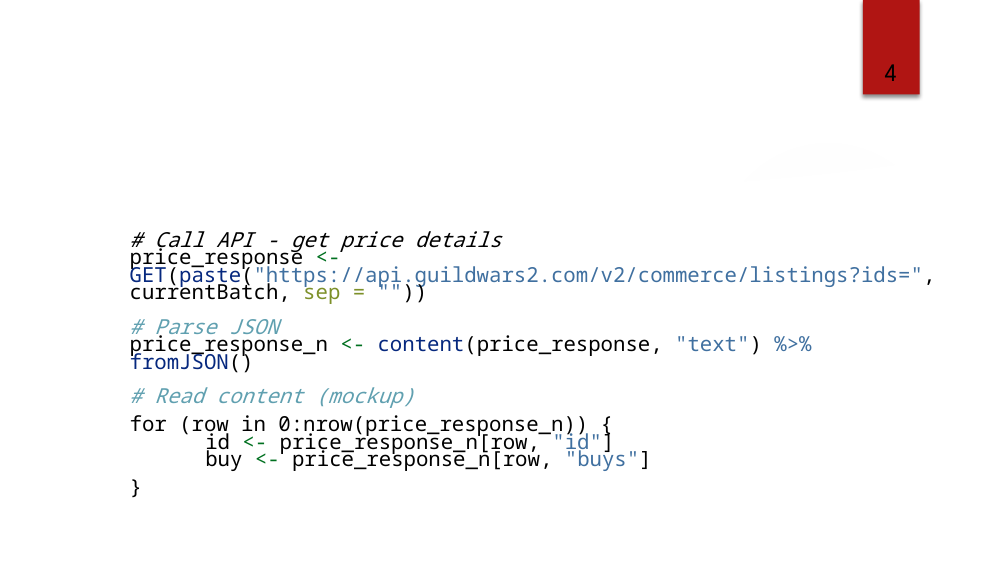
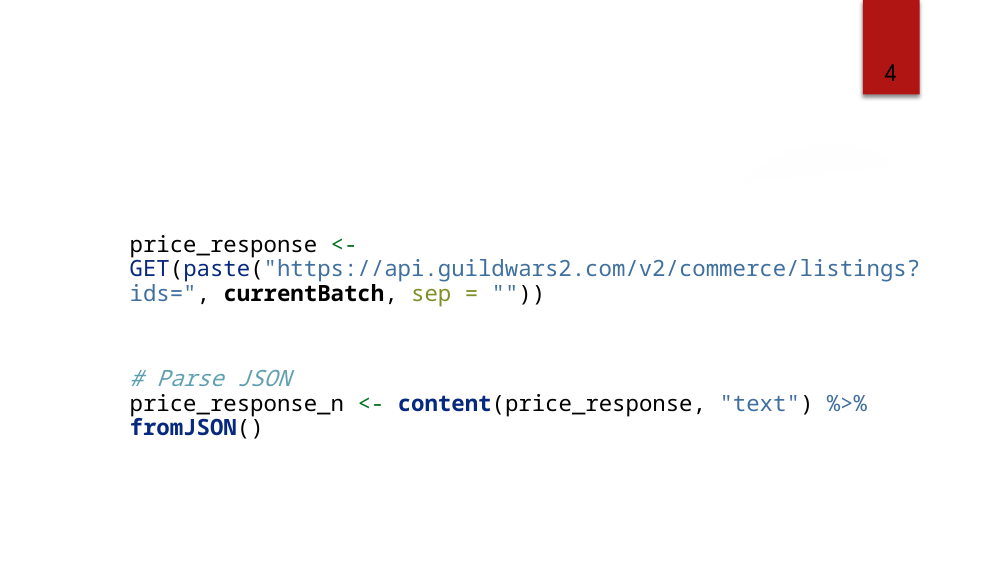
Before and after one commit to lz039/Gw2Trading, a slide deck: slide 4 of reports/presentation_custom_design.pptx. Drawn at 1008x567 pixels with LibreOffice and Linux fonts; fonts in the diff are those of the drawing; background and template pictures are left out. Boxes give left, top, right and bottom in pixels: in the first picture for what was removed or moved away, otherwise in the second. Text is boxed around its words. In the diff, an @@ line names an element or a change of style, - is before the commit and + after.

```diff
--- a/reports/presentation_custom_design.pptx
+++ b/reports/presentation_custom_design.pptx
@@ text at (130, 235, 921, 439): text changed; size 14.8 to 16 pt @@
-# Call API - get price details
-price_response <- GET(paste("https://api.guildwars2.com/v2/commerce/listings?ids=", currentBatch, sep = ""))
-# Parse JSON
-price_response_n <- content(price_response, "text") %>% fromJSON()
-# Read content (mockup)
-for (row in 0:nrow(price_response_n)) {
-id <- price_response_n[row, "id"]
-buy <- price_response_n[row, "buys"]
-}
+price_response <- GET(paste("https://api.guildwars2.com/v2/commerce/listings?ids=", currentBatch, sep = ""))
+# Parse JSON
+price_response_n <- content(price_response, "text") %>% fromJSON()
```
Also in this commit, not shown: 17 other slides changed.
